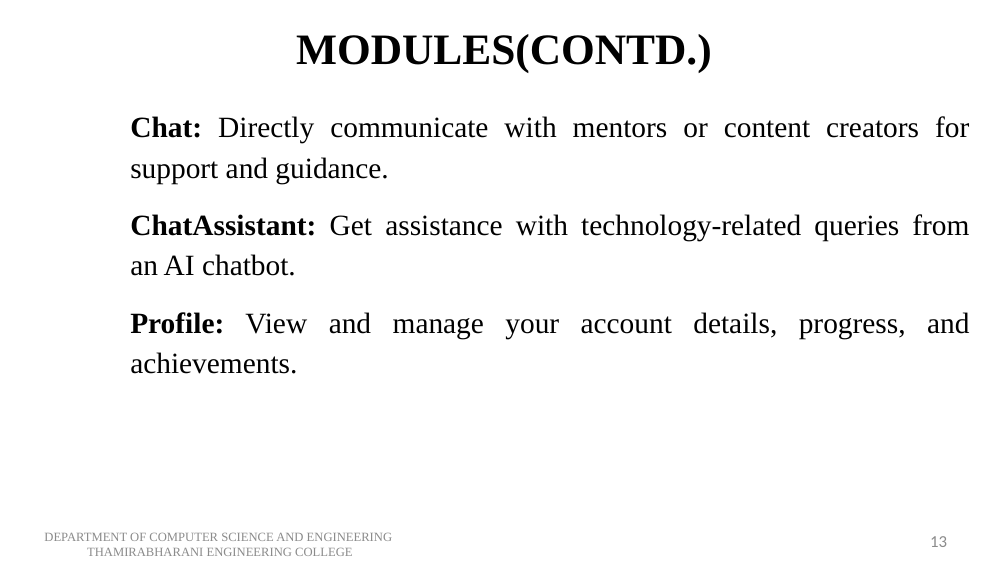
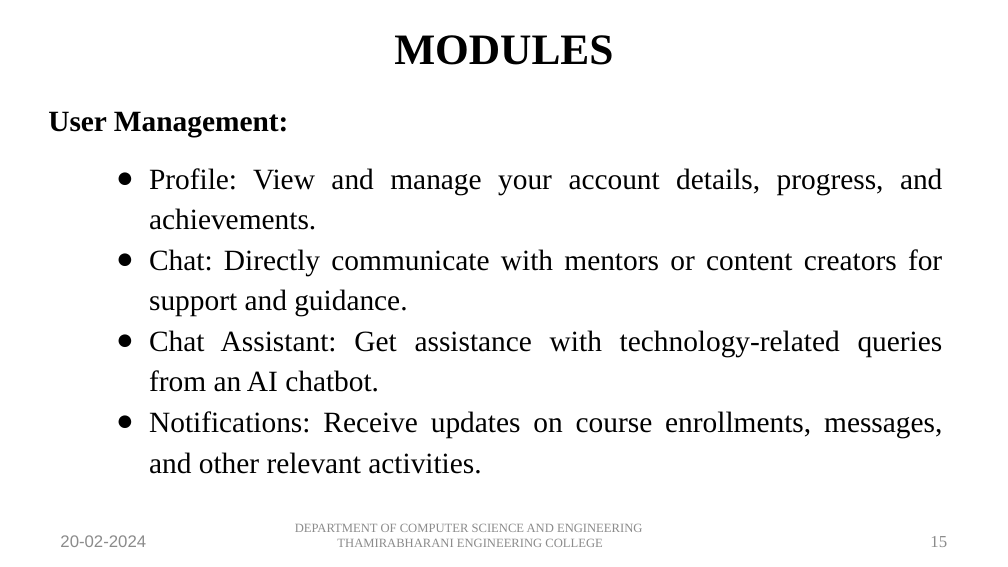
Before and after one commit to Saravana-Pon-Balan/LMS, a slide deck: slide 15 of Docs/review 1.pptx (slide 17 before the commit). Drawn at 1008x567 pixels with LibreOffice and Linux fonts; fonts in the diff are those of the drawing. Boxes give left, top, right and bottom in pixels: in the first picture for what was removed or moved away, otherwise in the second. Text is boxed around its words. In the diff, an @@ line names an element or a change of style, - is before the commit and + after.

```diff
--- a/Docs/review 1.pptx
+++ b/Docs/review 1.pptx
@@ title at [394,35,613,65]: text changed @@
-MODULES(CONTD.)
+MODULES
@@ text "User Management:": place and size @@
-text "User Management:" at [130,116,969,374]
+text "User Management:" at [48,111,943,474]
@@ text at [48,111,942,230]: paragraphs added @@
+User Management:
+● Profile: View and manage your account details, progress, and achievements.
@@ text at [149,249,942,317]: bold off in "Chat:"; bullet none to ●; less space between paragraphs @@
@@ text at [149,330,943,474]: text changed @@
-ChatAssistant: Get assistance with technology-related queries from an AI chatbot.
-Profile: View and manage your account details, progress, and achievements.
+● Chat Assistant: Get assistance with technology-related queries from an AI chatbot.
+● Notifications: Receive updates on course enrollments, messages, and other relevant activities.
@@ text added at [60,535,146,547], 12 pt, text #8B8B8B @@
+20-02-2024
@@ text "DEPARTMENT OF COMPUTER SCIENCE AND ...": place and size @@
-text "DEPARTMENT OF COMPUTER SCIENCE AND ..." at [44,533,392,556]
+text "DEPARTMENT OF COMPUTER SCIENCE AND ..." at [295,524,642,547]
@@ text at [930,536,947,547]: text changed; font Calibri to Times New Roman @@
-13
+15
```
Also in this commit, not shown: 11 other slides changed, 9 slides added, 6 slides removed, 9 other files.
